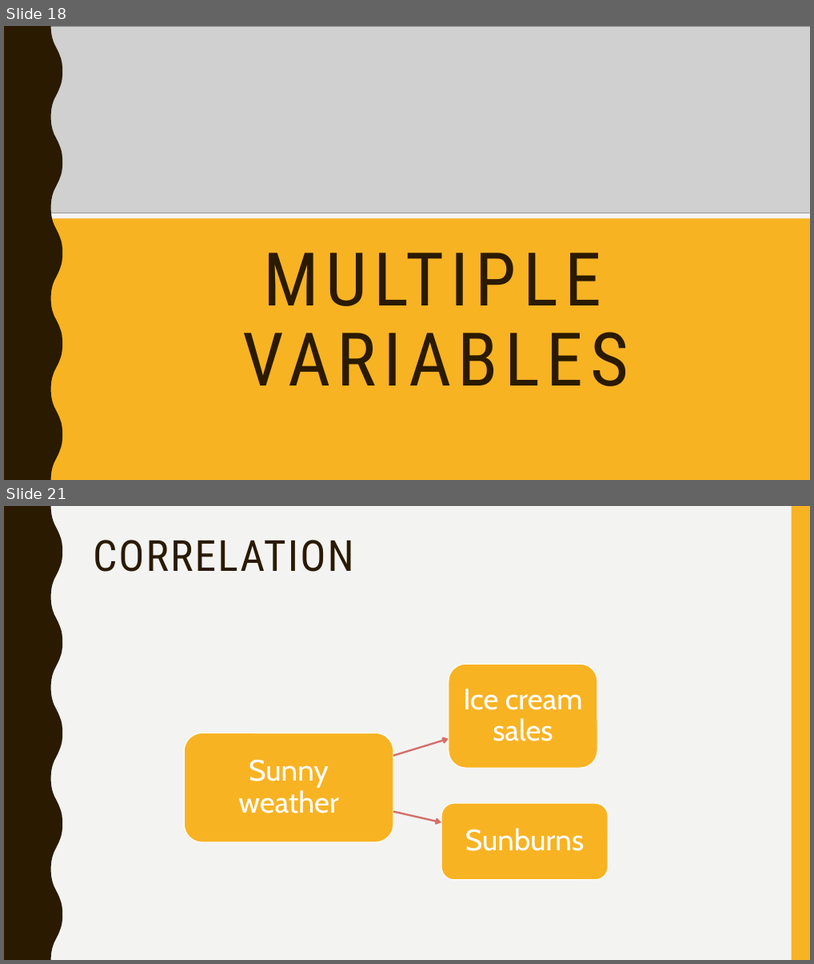
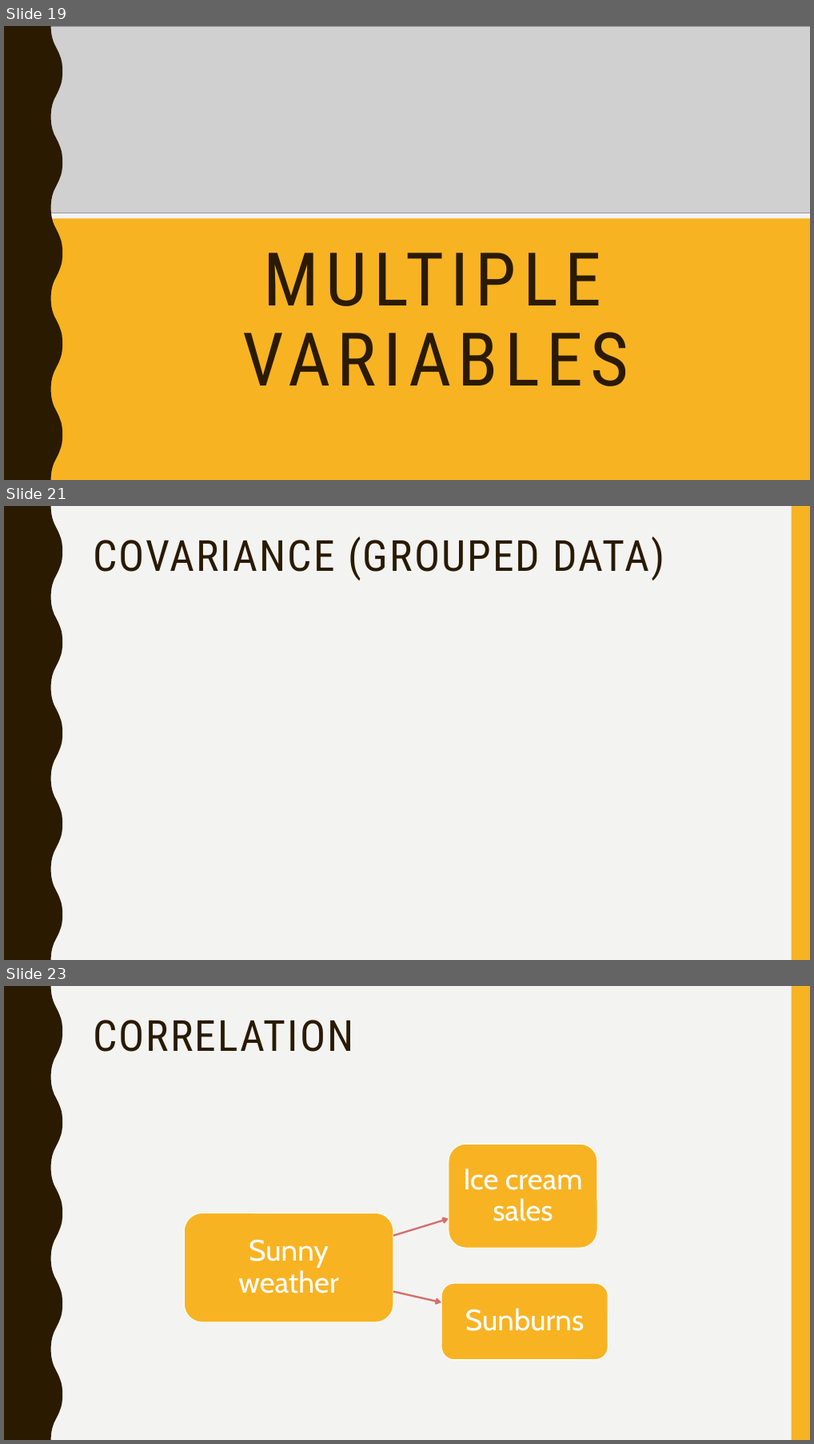
Before and after one commit to skgadi/Courses, a slide deck: 2021/statistics-for-business/session-2.pptx. Shown one above the other, each under a label of ours: slides 18 and 21 before the commit, slides 19, 21 and 23 after it; the slides between them are not shown. The pictures are 814x964 and 814x1444 pixels, drawn with LibreOffice and Linux fonts; fonts in the diff are those of the drawing; grey boxes stand for pictures. Boxes give left, top, right and bottom in pixels: in the first picture for what was removed or moved away, otherwise in the second. Text is boxed around its words. In the diff, an @@ line names an element or a change of style, - is before the commit and + after.

```diff
--- a/2021/statistics-for-business/session-2.pptx
+++ b/2021/statistics-for-business/session-2.pptx
@@ slide 21 added at (4,506,810,960), background #F3F3F2; not listed: 2 template elements that a slide beside it also shows @@
@@ title added at (93,536,665,580), 51 pt, text #2A1A00 @@
+COVARIANCE (GROUPED DATA)
@@ what was slide 18 is now slide 19 @@
@@ what was slide 21 is now slide 23 @@
```
Also in this commit, not shown: 5 slides changed, 2 other slides added, 8 other files.
